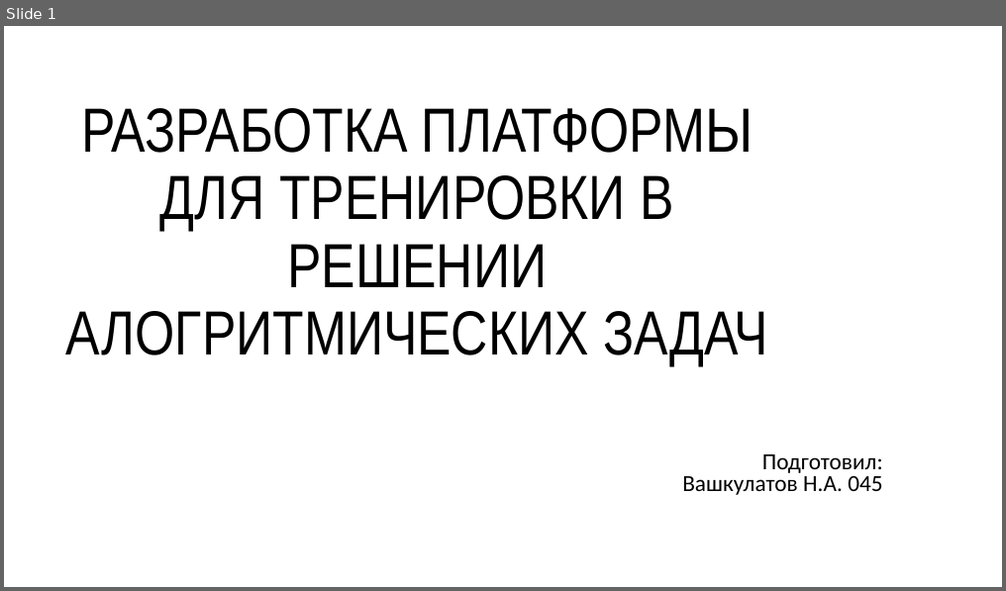
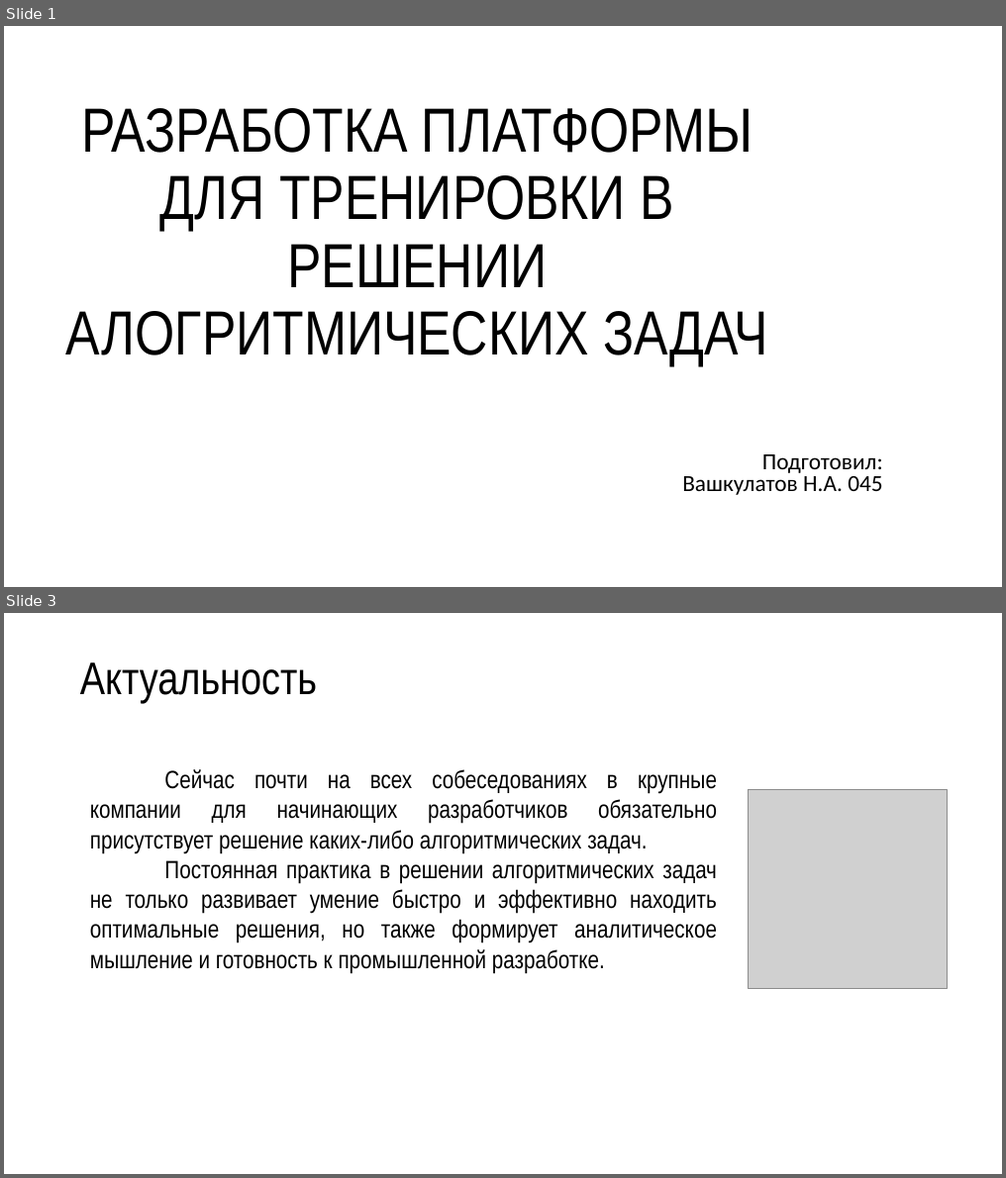
Before and after one commit to R3nnyWeb/codest-open, a slide deck: Презентация Microsoft PowerPoint.pptx. Shown one above the other, each under a label of ours: slide 1 before the commit, slides 1 and 3 after it; the slides between them are not shown. The pictures are 1006x591 and 1006x1178 pixels, drawn with LibreOffice and Linux fonts; fonts in the diff are those of the drawing; grey boxes stand for pictures; background and template pictures are left out. Boxes give left, top, right and bottom in pixels: in the first picture for what was removed or moved away, otherwise in the second. Text is boxed around its words. In the diff, an @@ line names an element or a change of style, - is before the commit and + after.

```diff
--- a/Презентация Microsoft PowerPoint.pptx
+++ b/Презентация Microsoft PowerPoint.pptx
@@ slide 3 added at [4,613,1002,1174], background picture (left out) @@
@@ title added at [80,663,317,703], 44 pt, text #000000 @@
+Актуальность
@@ text added at [90,769,717,974], 24 pt, text #000000 @@
+Сейчас почти на всех собеседованиях в крупные компании для начинающих разработчиков обязательно присутствует решение каких-либо алгоритмических задач.
+Постоянная практика в решении алгоритмических задач не только развивает умение быстро и эффективно находить оптимальные решения, но также формирует аналитическое мышление и готовность к промышленной разработке.
@@ picture added at [748,790,947,989] @@
```
Also in this commit, not shown: 5 slides changed, 9 other slides added, 1 slide removed, 1 other file.
